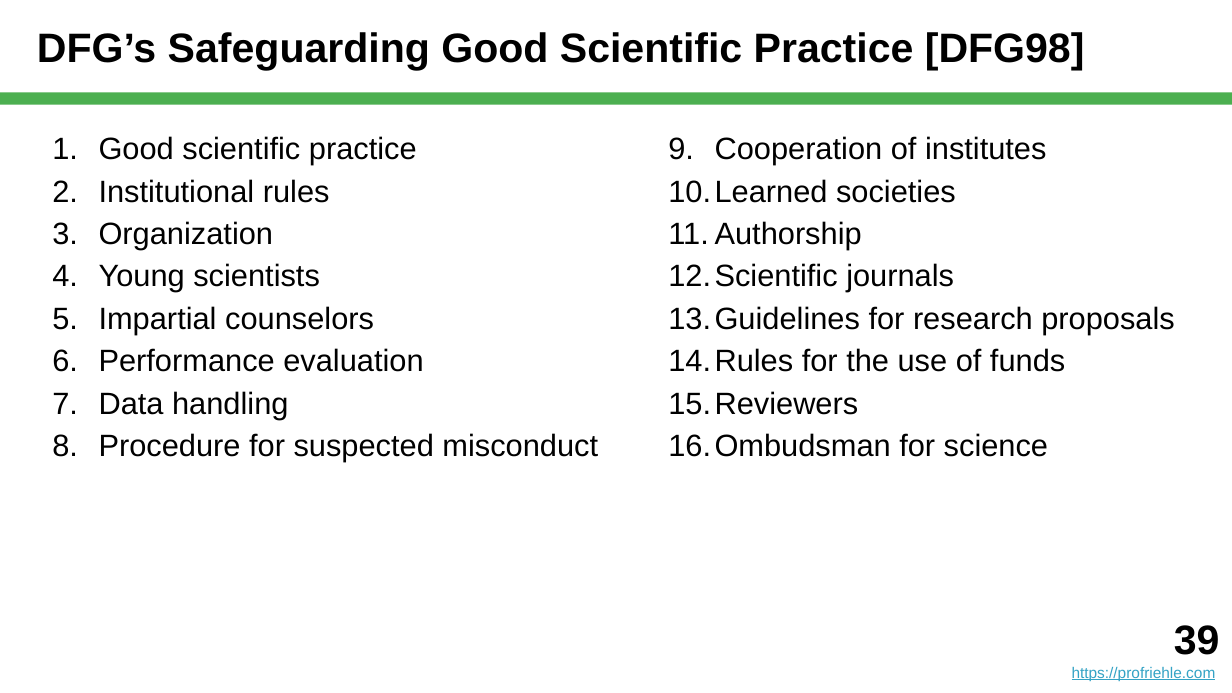
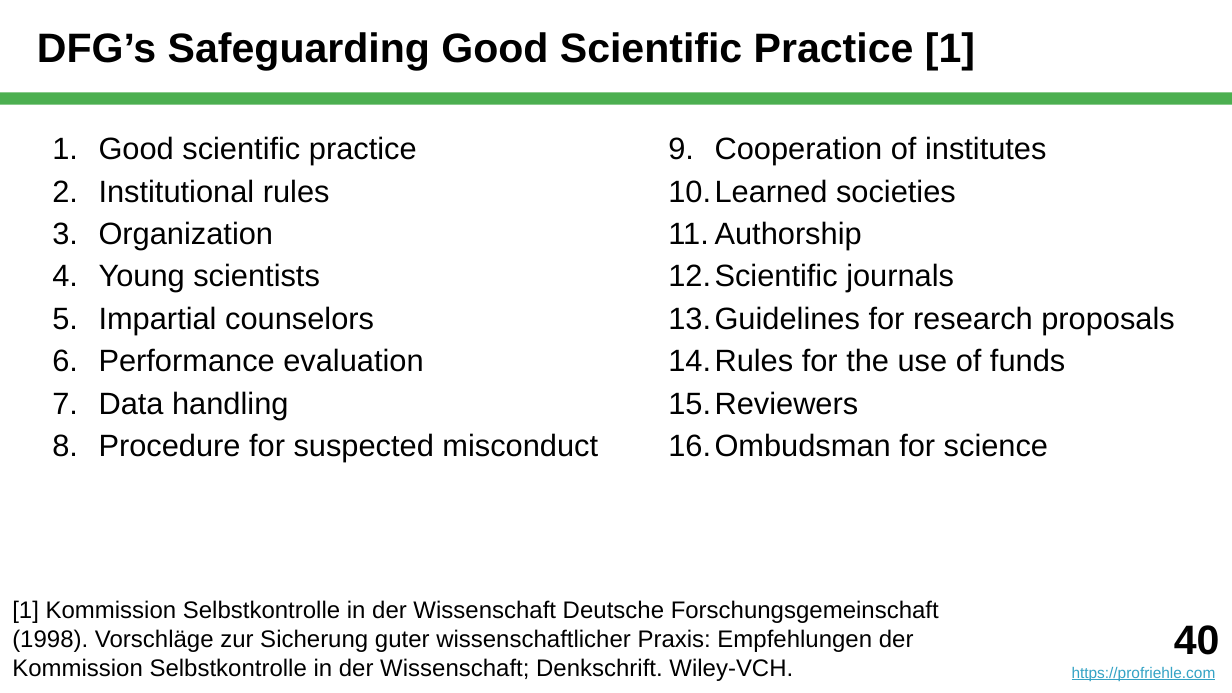
Before and after one commit to dirkriehle/nyt-course, a slide deck: slide 40 of Lecture slides/NYT C01 - What is Science.pptx (slide 39 before the commit). Drawn at 1232x693 pixels with LibreOffice and Linux fonts; fonts in the diff are those of the drawing. Boxes give left, top, right and bottom in pixels: in the first picture for what was removed or moved away, otherwise in the second. Text is boxed around its words. In the diff, an @@ line names an element or a change of style, - is before the commit and + after.

```diff
--- a/Lecture slides/NYT C01 - What is Science.pptx
+++ b/Lecture slides/NYT C01 - What is Science.pptx
@@ title at [37,32,975,70]: text changed @@
-DFG’s Safeguarding Good Scientific Practice [DFG98]
+DFG’s Safeguarding Good Scientific Practice [1]
@@ text added at [12,600,939,681], 14 pt, text #000000 @@
+[1] Kommission Selbstkontrolle in der Wissenschaft Deutsche Forschungsgemeinschaft (1998). Vorschläge zur Sicherung guter wissenschaftlicher Praxis: Empfehlungen der Kommission Selbstkontrolle in der Wissenschaft; Denkschrift. Wiley-VCH.
@@ text at [1174,625,1220,655]: text changed @@
-39
+40
```
Also in this commit, not shown: 12 other slides changed, 2 slides added, 1 slide removed, 3 other files.
